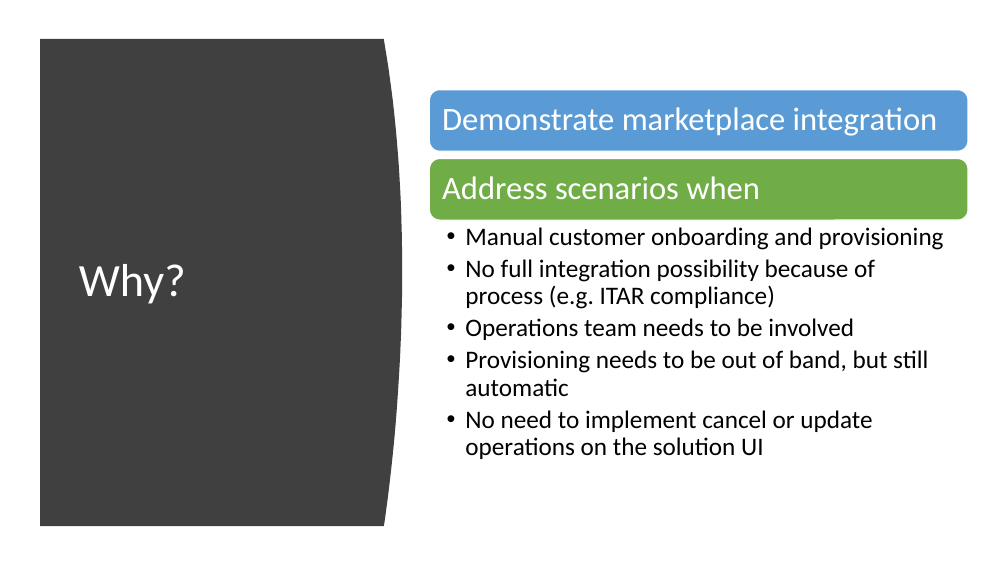
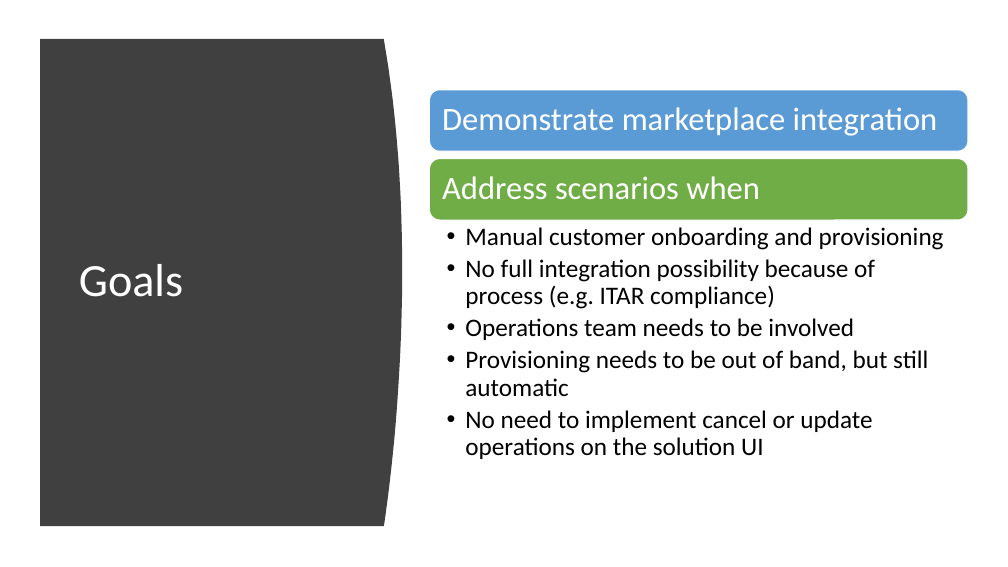
Before and after one commit to Ercenk/ContosoAMPBasic, a slide deck: slide 2 of Docs/Azure Marketplace SaaS Integration overview.pptx. Drawn at 1008x567 pixels with LibreOffice and Linux fonts; fonts in the diff are those of the drawing. Boxes give left, top, right and bottom in pixels: in the first picture for what was removed or moved away, otherwise in the second. Text is boxed around its words. In the diff, an @@ line names an element or a change of style, - is before the commit and + after.

Commit message:
fixed slides

```diff
--- a/Docs/Azure Marketplace SaaS Integration overview.pptx
+++ b/Docs/Azure Marketplace SaaS Integration overview.pptx
@@ title at (79,264,183,297): text changed @@
-Why?
+Goals
```
